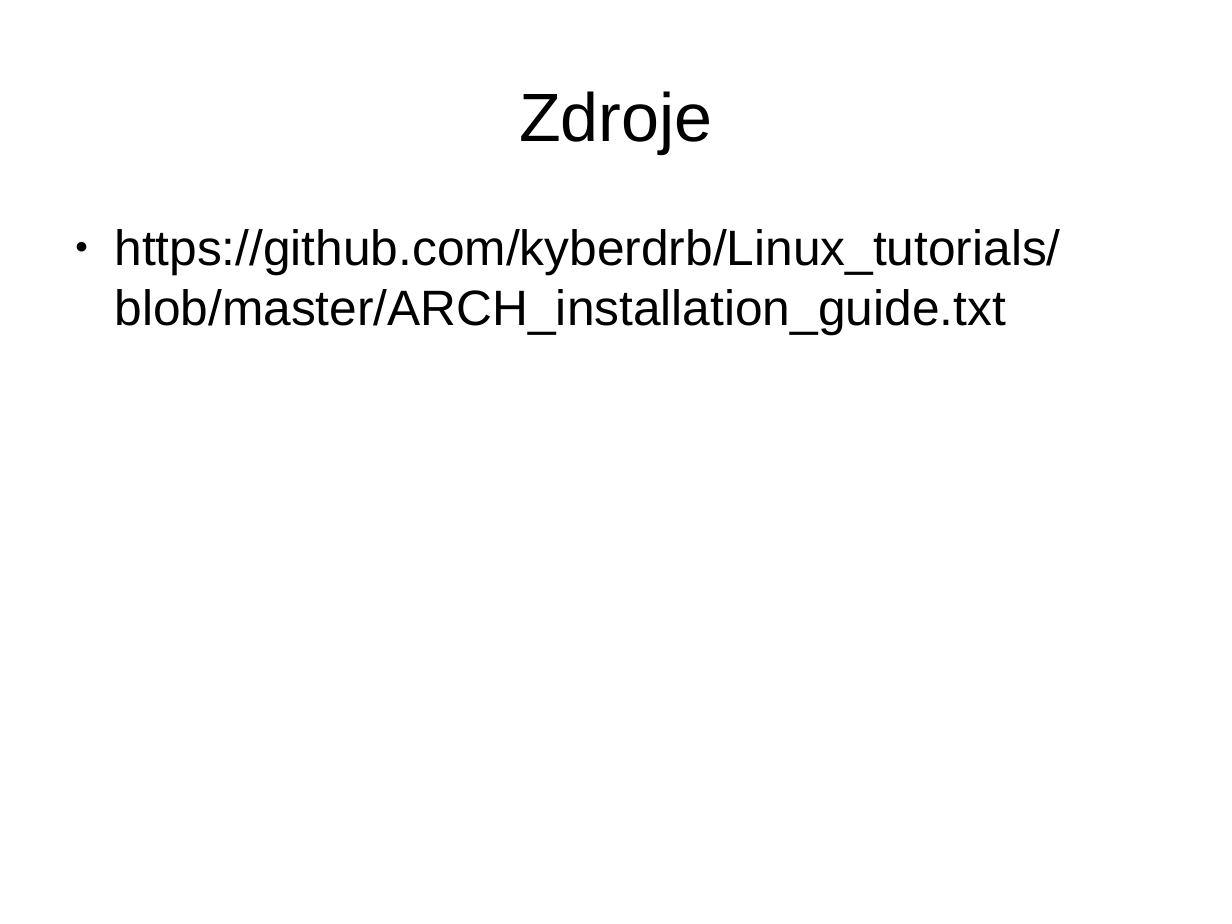
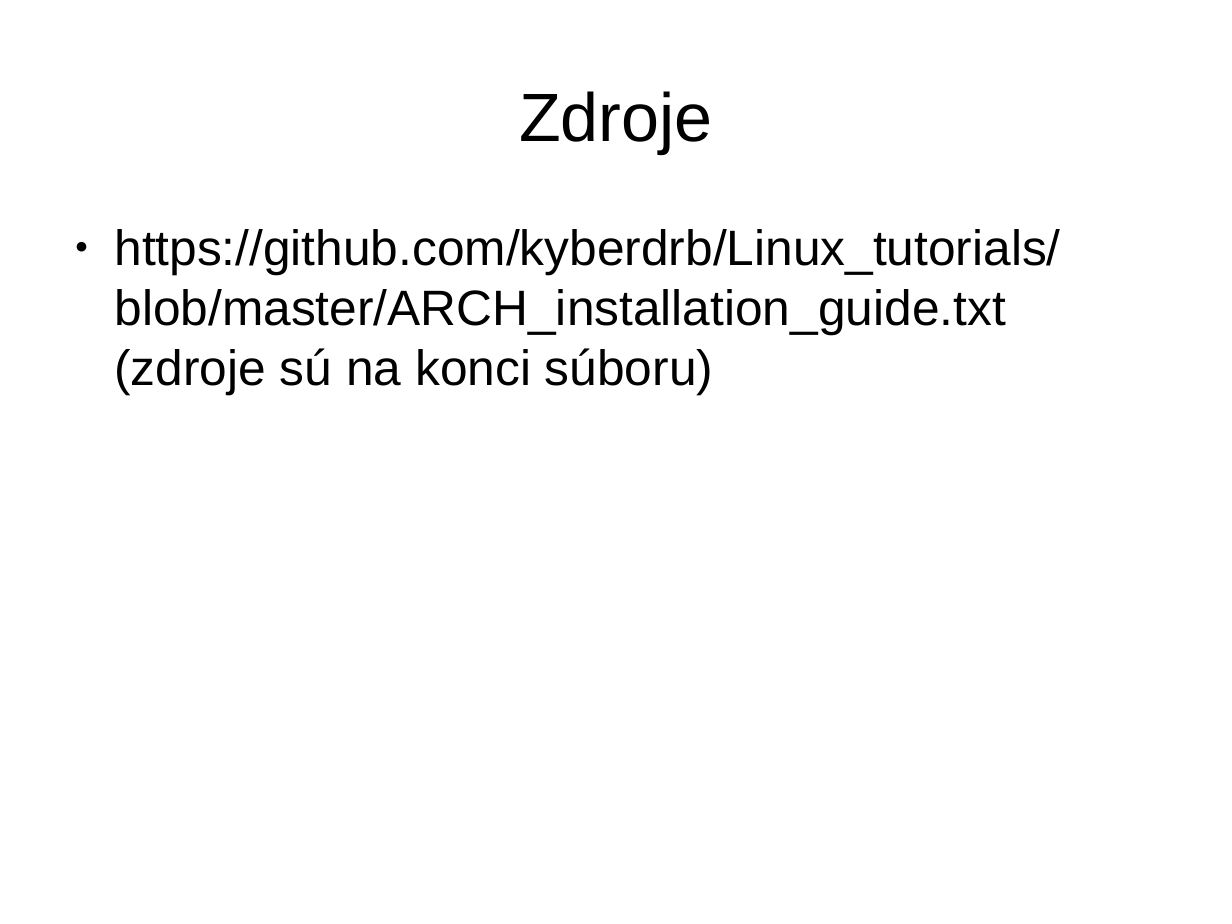
Before and after one commit to radi42/FRI, a slide deck: slide 62 of Ing/2.semester/UNIX/Sisila_Andrej_Instalacia_Arch_Linux.odp (slide 32 before the commit). Drawn at 1232x924 pixels with LibreOffice and Linux fonts; fonts in the diff are those of the drawing. Boxes give left, top, right and bottom in pixels: in the first picture for what was removed or moved away, otherwise in the second. Text is boxed around its words. In the diff, an @@ line names an element or a change of style, - is before the commit and + after.

```diff
--- a/Ing/2.semester/UNIX/Sisila_Andrej_Instalacia_Arch_Linux.odp
+++ b/Ing/2.semester/UNIX/Sisila_Andrej_Instalacia_Arch_Linux.odp
@@ text at <box>114,229,1060,394</box>: text changed @@
-● https://github.com/kyberdrb/Linux_tutorials/blob/master/ARCH_installation_guide.txt
+● https://github.com/kyberdrb/Linux_tutorials/blob/master/ARCH_installation_guide.txt (zdroje sú na konci súboru)
```
Also in this commit, not shown: 17 other slides changed, 31 slides added, 1 slide removed.
